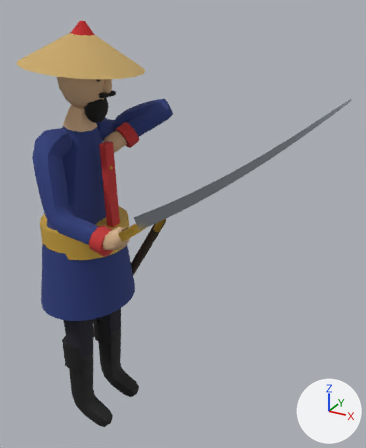
The glTF model models/era2/xitoy2_qomondon.glb: old version first, new version second.
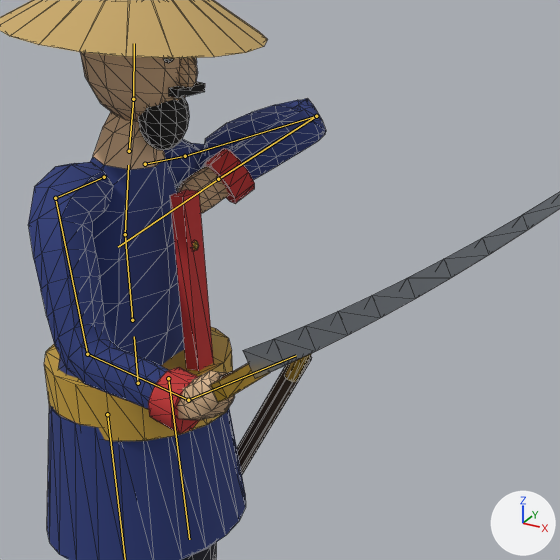
Old and new are each drawn whole from a camera (50 mm lens) standing at (1.335, -1.577, 1.856) and looking at (0.428, 0.073, 1.031) and again close up on the part from 5% to 77% of the width and 12% to 71% of the height. Every picture has the same lights, and +X, +Y and +Z are marked at lower right. The older version's two pictures come first. Both versions are drawn at frame 24 of the action 'Block'; the numbers are the values there. The bones that change, and the others that lie on the model, are drawn over the model as lines in the close-ups. The close-ups show mesh edges as thin lines.

Names of what the first close-up shows: 'Body', 'Sword'.
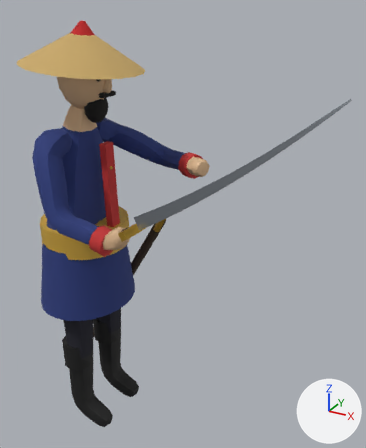
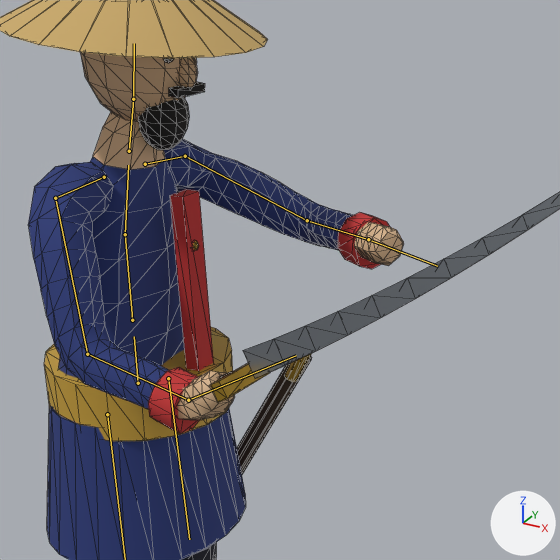
The edits, one by one:
Bone 'UpperArm.L' (bone_upperarm_l) turns from (34, -7, -115) to (17, -7, -67) degrees about its own x, y and z.
Bone 'ForeArm.L' (bone_forearm_l) turns from (-136, -54, -47) to (-45, 28, -65) degrees about its own x, y and z.

What differs and where, as boxes [x1, y1, x2, y2] in the close-ups (560 x 560 px):
'Body', posed: before [0, 0, 326, 560]; after [0, 0, 404, 560]
bone 'UpperArm.L', root to tip: before (185, 156) to (316, 116); after (185, 156) to (307, 220)
bone 'ForeArm.L', root to tip: before (316, 116) to (218, 179); after (307, 220) to (368, 239)
